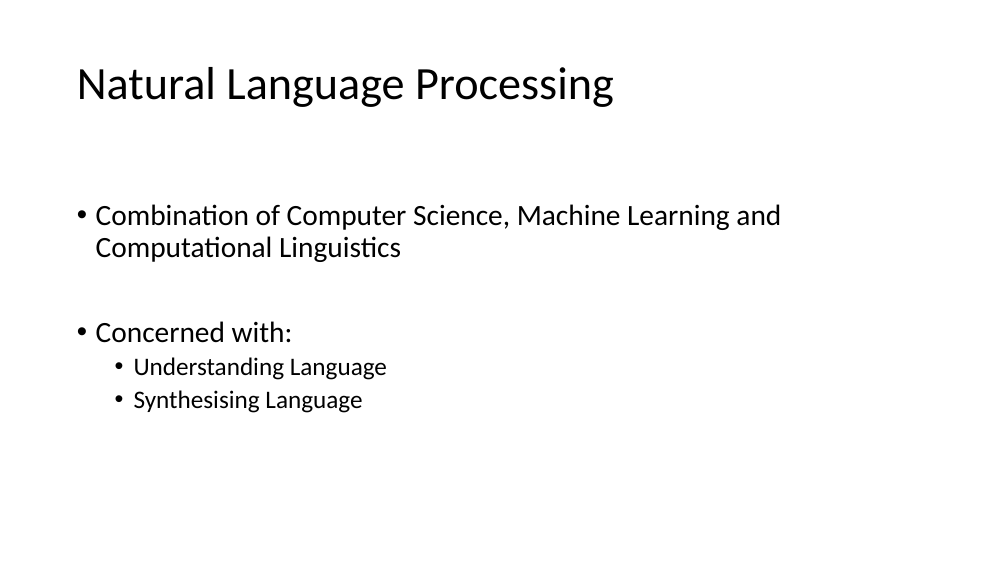
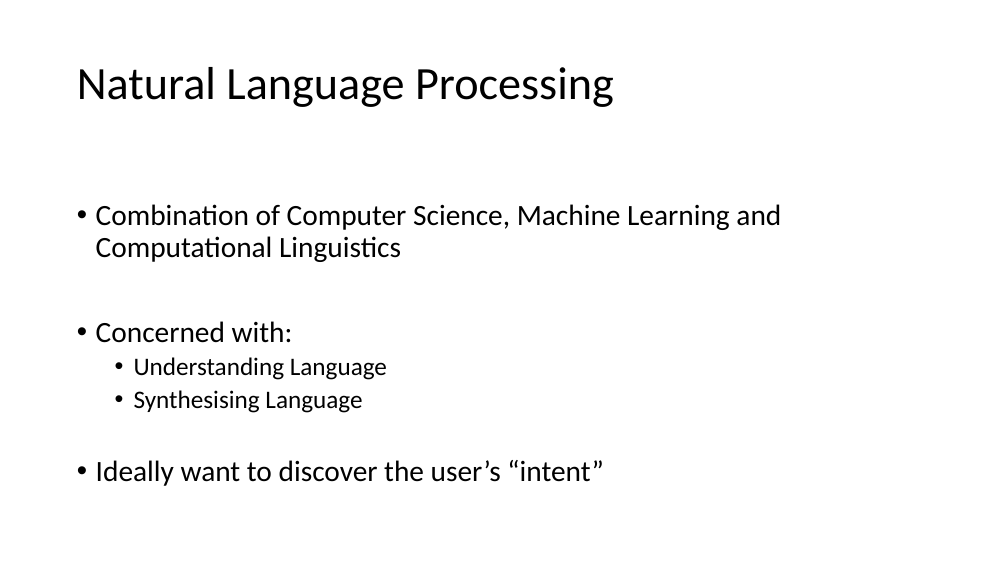
Before and after one commit to aidanmorgan/chatbot-workshop, a slide deck: slide 21 of Introduction to the Microsoft Bot Framework.pptx. Drawn at 1008x567 pixels with LibreOffice and Linux fonts; fonts in the diff are those of the drawing. Boxes give left, top, right and bottom in pixels: in the first picture for what was removed or moved away, otherwise in the second. Text is boxed around its words. In the diff, an @@ line names an element or a change of style, - is before the commit and + after.

```diff
--- a/Introduction to the Microsoft Bot Framework.pptx
+++ b/Introduction to the Microsoft Bot Framework.pptx
@@ text at (96, 460, 604, 486): paragraph added @@
+• Ideally want to discover the user’s “intent”
```
Also in this commit, not shown: 1 other slide changed, 22 other files.
